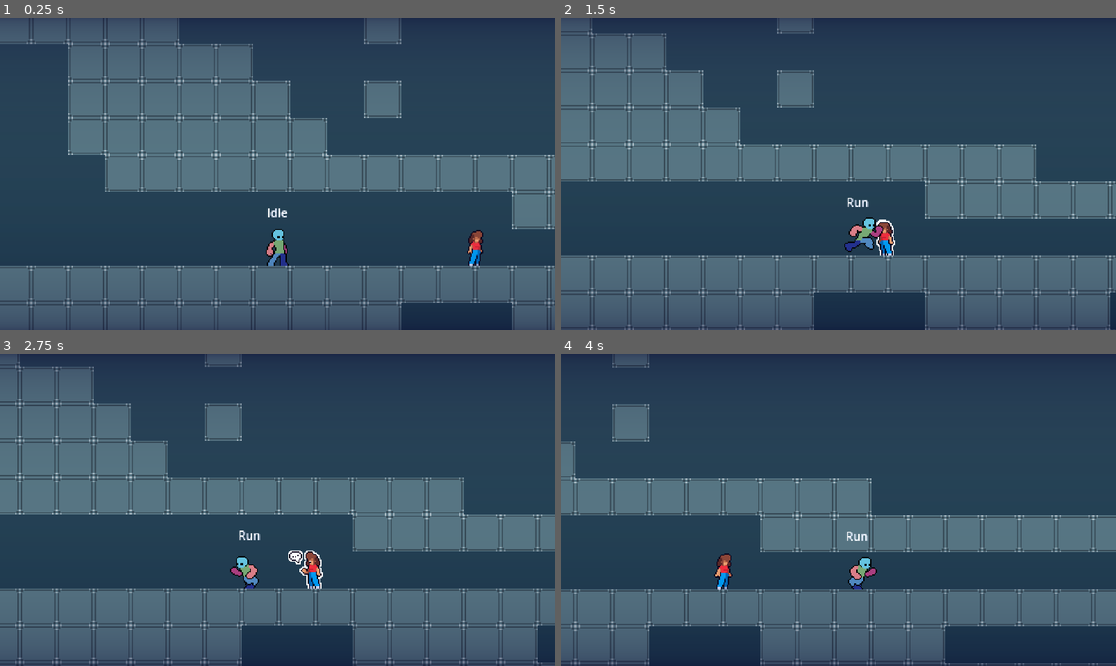
Above: before the commit, frames 1-4 (two rows, left to right).
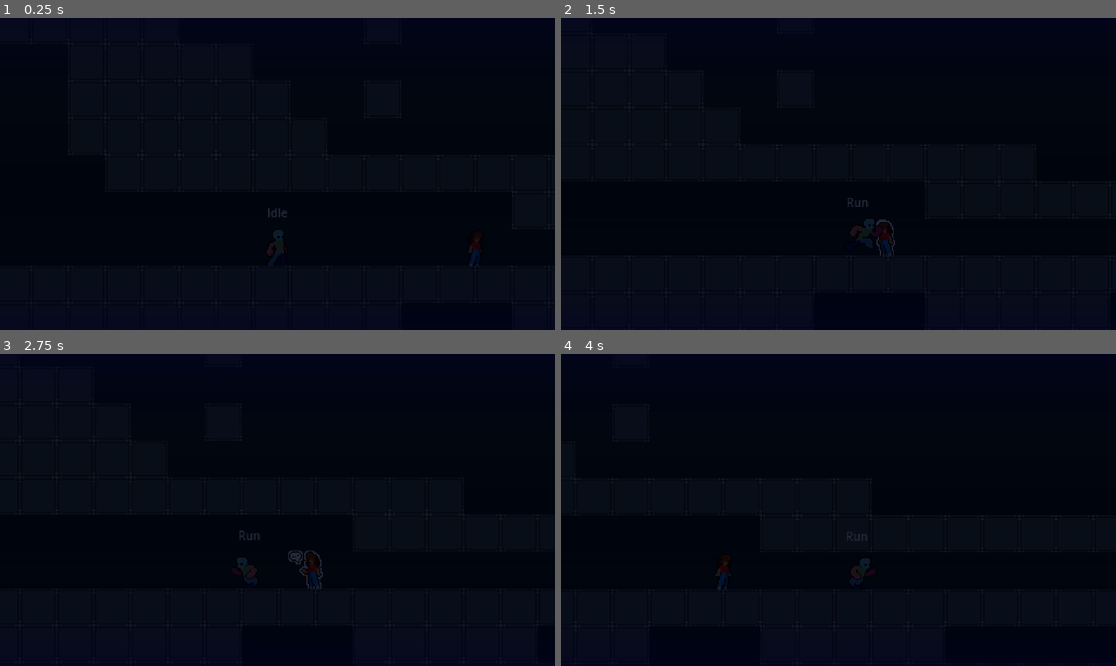
Above: after the commit, the same moments.

Repository: TianJunShi1/harry-forge
Game: Godot game, scene res://main.tscn
Two runs of this game, one before a commit and one after it. Both use one fixed random seed, a clock stepped at 60 frames per second and the inputs below.
Inputs (mouse positions are in pixels of both pictures, inside the frame that each line leads up to):
- Up to frame 1 (0.25 s): no input
- Up to frame 2 (1.5 s): move the mouse to (960, 158) at 0.52 s; hold D (right) from 0.53 s (still down); tap E (action) at 0.6 s; tap Space (jump) at 0.77 s; move the mouse to (727, 189) at 1.27 s; tap Shift (run) at 1.35 s
- Up to frame 3 (2.75 s): tap Space (jump) at 1.52 s; move the mouse to (333, 441) at 2.02 s; release D (right) at 2.03 s; hold A (left) from 2.03 s (still down); tap E (action) at 2.1 s
- Up to frame 4 (4 s): move the mouse to (810, 572) at 2.77 s; release A (left) at 2.78 s; hold D (right) from 2.78 s (still down); tap Shift (run) at 2.85 s; tap Space (jump) at 3.02, 3.77 s; move the mouse to (1005, 556) at 3.52 s; tap E (action) at 3.6 s

The runs differ from the first frame. In frame 1, 100% of the frame differs, in the area x 0-100%, y 0-100%; in frame 2, 100%; in frame 3, 100%; in frame 4, 100%.

Commit message:
Apply 6 consistency fixes from code review
Fix 1: 02.tscn TransitionToChapter2 target_spawn_id from_chapter2.1 → from_chapter2.2 (id missing in 01.tscn)
Fix 2: main.tscn atmosphere_color → dark dungeon blue (0.15, 0.16, 0.22) for correct ambient darkness
Fix 3: pixel_renderer.gd docstring line 9 now accurately describes non-integer zoom behavior (no round())
Fix 4: camera_bounds.gd _apply_if_player_already_inside retries _resolve_camera() when null, handles load-order races
Fix 5: game_camera.gd replace duck-typed "velocity" in follow_target with CharacterBody2D type check at 3 call sites
Fix 6: Torch.tscn warm amber light color + PCF5 shadow with dark purple tint

https://claude.ai/code/session_01Nep7k7bm9abyPcpCngC5Ws

Diff:
--- a/Interactable/Torch/Torch.tscn
+++ b/Interactable/Torch/Torch.tscn
@@ -105,7 +105,10 @@
 frame_progress = 0.53339607
 
 [node name="PointLight2D" type="PointLight2D" parent="." unique_id=1428936291]
-color = Color(0.35000002, 0.9458332, 1, 1)
+color = Color(1, 0.65, 0.2, 1)
 energy = 1.4
 texture = SubResource("GradientTexture2D_torch")
 texture_scale = 1.5
+shadow_enabled = true
+shadow_filter = 1
+shadow_color = Color(0.08, 0.02, 0.15, 0.6)
--- a/Level/01_chapter2/02.tscn
+++ b/Level/01_chapter2/02.tscn
@@ -54,6 +54,6 @@
 [node name="TransitionToChapter2" parent="LevelFlow" unique_id=1022427630 instance=ExtResource("4_trans")]
 position = Vector2(-77, 472)
 target_level_path = "uid://n23ibv17xmuk"
-target_spawn_id = &"from_chapter2.1"
+target_spawn_id = &"from_chapter2.2"
 
 [editable path="CameraZones/CameraBounds"]
--- a/general/scripts/camera_bounds.gd
+++ b/general/scripts/camera_bounds.gd
@@ -129,9 +129,11 @@
 
 
 func _apply_if_player_already_inside() -> void:
-	# 清除可能因切关而失效的悬挂引用
+	# 清除可能因切关而失效的悬挂引用；重试一次兜底加载时序问题
 	if not is_instance_valid(_camera):
 		_camera = null
+	if _camera == null:
+		_resolve_camera()
 	if _camera == null:
 		return
 	for body in get_overlapping_bodies():
--- a/general/scripts/game_camera.gd
+++ b/general/scripts/game_camera.gd
@@ -500,8 +500,8 @@
 			# 竖向速度超阈值时（跳跃/快速下落）绕过 Y 死区：
 			# 死区期间相机向上漂移，落地后玩家回到原点却仍在死区内，
 			# 导致相机永久卡在高处；绕过后由 fall_catch_up_smoothing 正常接管。
-			var vy_large := "velocity" in follow_target and \
-					absf(follow_target.velocity.y) >= fall_catch_up_velocity_threshold
+			var _cb := follow_target as CharacterBody2D
+			var vy_large := _cb != null and absf(_cb.velocity.y) >= fall_catch_up_velocity_threshold
 			if not vy_large:
 				if dy > half_h:
 					dead_zone_target.y = target_pos.y - half_h
@@ -528,9 +528,10 @@
 ##   • velocity.y ≥ threshold + ramp（高速坠落）：返回 fall_catch_up_smoothing，相机紧追
 ##   • 之间线性过渡，避免突变
 func _resolve_fall_catch_up_smoothing() -> float:
-	if not is_instance_valid(follow_target) or not ("velocity" in follow_target):
+	var _cb2 := follow_target as CharacterBody2D
+	if not is_instance_valid(follow_target) or _cb2 == null:
 		return follow_smoothing
-	var vy: float = follow_target.velocity.y
+	var vy: float = _cb2.velocity.y
 	if vy <= fall_catch_up_velocity_threshold:
 		return follow_smoothing
 	var ramp := clampf((vy - fall_catch_up_velocity_threshold) / maxf(fall_catch_up_ramp, EPSILON), 0.0, 1.0)
@@ -546,8 +547,9 @@
 func _read_facing_intent() -> float:
 	if follow_target.has_method("get_camera_facing_intent"):
 		return follow_target.get_camera_facing_intent()
-	if "velocity" in follow_target:
-		var vx: float = follow_target.velocity.x
+	var _cb3 := follow_target as CharacterBody2D
+	if _cb3 != null:
+		var vx: float = _cb3.velocity.x
 		if absf(vx) < look_ahead_velocity_threshold:
 			return 0.0
 		return signf(vx)
--- a/general/scripts/pixel_renderer.gd
+++ b/general/scripts/pixel_renderer.gd
@@ -6,9 +6,10 @@
 ##   1. SubViewport 内部永远 1:1 渲染（GameCamera2D.zoom 恒为 ONE），
 ##      内层 Camera2D 把 global_position floor 到整数像素，确保 SubViewport
 ##      输出绝对 pixel-perfect——无亚像素采样错位、无 shimmer
-##   2. DisplaySprite 在外层做缩放：effective_scale = round(_current_scale × zoom)
-##      effective_scale 始终为整数物理倍数，任意 zoom 值（1.2/1.4 等）都 pixel-perfect。
-##      zoom 过渡在整数边界处阶梯跳变而非连续，是像素游戏的惯常行为。
+##   2. DisplaySprite 在外层做缩放：effective_scale = _current_scale × zoom（保留浮点，不取整）
+##      整数 zoom（2.0/3.0）每个物理像素宽度相等，完全 pixel-perfect；
+##      非整数 zoom（1.3）有的物理像素宽 3px、有的宽 4px，但每个像素边缘绝对锐利
+##      （蔚蓝式 sharp non-integer zoom）。取整会在 zoom 插值过程中产生突变跳帧，故不做。
 ##   3. 每帧读 GameCamera2D.subpixel_offset（游戏像素残差），按
 ##      `-subpixel_offset × effective_scale` 平移 DisplaySprite，
 ##      恢复亚像素级平滑移动
--- a/main.tscn
+++ b/main.tscn
@@ -9,7 +9,7 @@
 
 [node name="PixelRenderer" parent="." unique_id=1741041668 instance=ExtResource("1_renderer")]
 level = ExtResource("2_0xm2m")
-atmosphere_color = Color(0.93, 0.9393333, 1, 1)
+atmosphere_color = Color(0.15, 0.16, 0.22, 1)
 brightness = 1.1
 vignette = 0.55
 vignette_color = Color(0.0150000295, 0, 0.18, 1)
